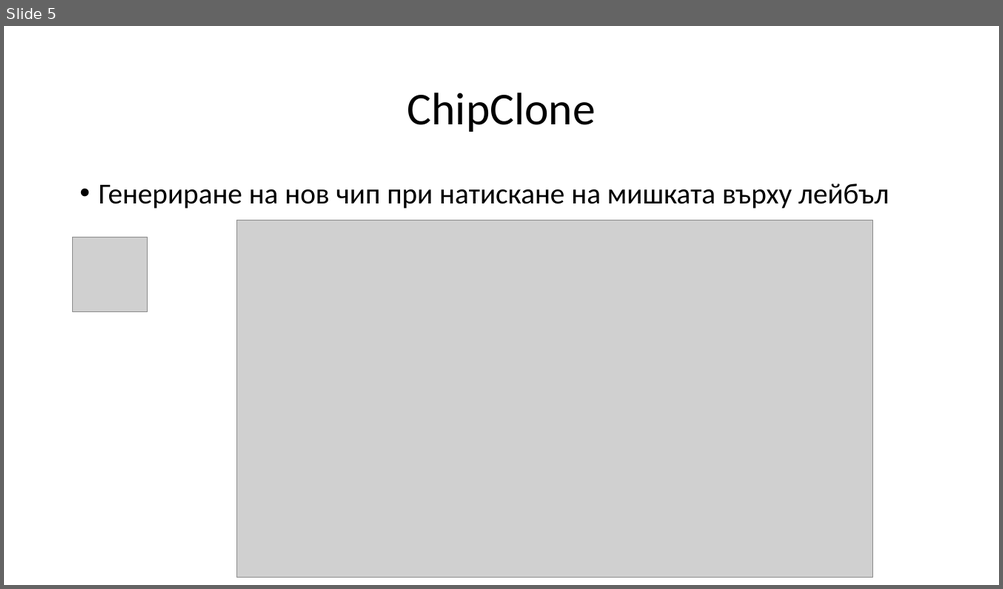
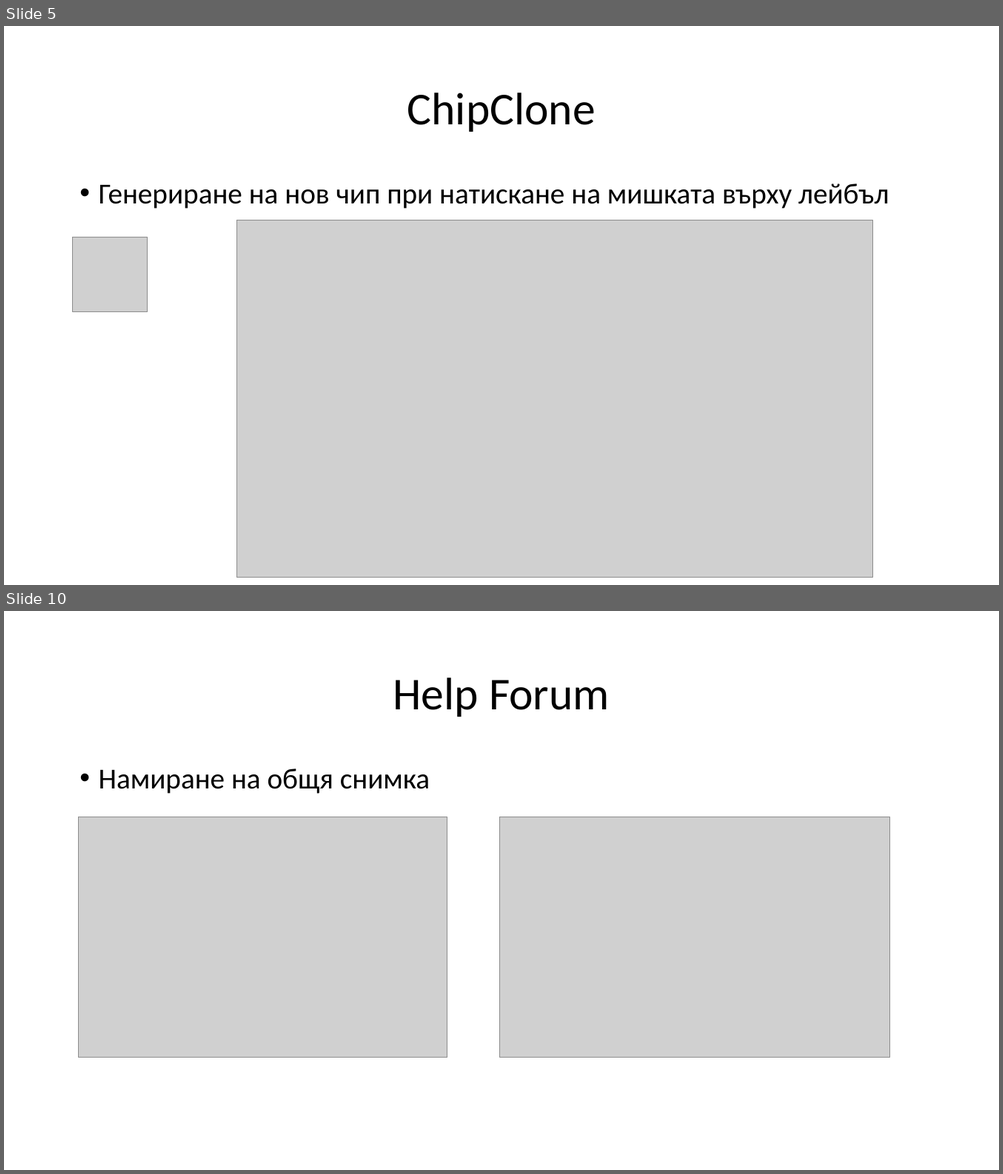
Before and after one commit to moplest/dsfsfdfds, a slide deck: Prezentaciq/problemiii.pptx. Shown one above the other, each under a label of ours: slide 5 before the commit, slides 5 and 10 after it; the slides between them are not shown. The pictures are 1003x589 and 1003x1174 pixels, drawn with LibreOffice and Linux fonts; fonts in the diff are those of the drawing; grey boxes stand for pictures. Boxes give left, top, right and bottom in pixels: in the first picture for what was removed or moved away, otherwise in the second. Text is boxed around its words. In the diff, an @@ line names an element or a change of style, - is before the commit and + after.

```diff
--- a/Prezentaciq/problemiii.pptx
+++ b/Prezentaciq/problemiii.pptx
@@ slide 10 added at [4,611,999,1170], background #FFFFFF @@
@@ title added at [393,678,609,717], 44 pt, text #000000 @@
+Help Forum
@@ text added at [99,769,430,794], 28 pt, text #000000 @@
+• Намиране на общя снимка
@@ picture added at [79,817,447,1058] @@
@@ picture added at [499,817,890,1058] @@
```
Also in this commit, not shown: 3 slides changed, 4 other slides added, 8 other files.
